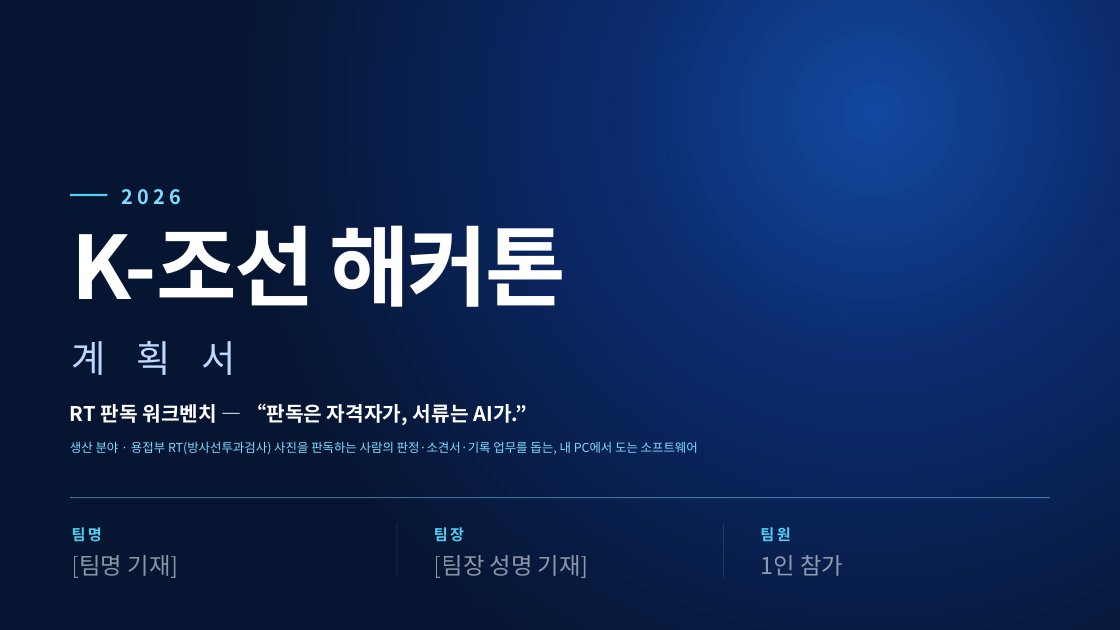
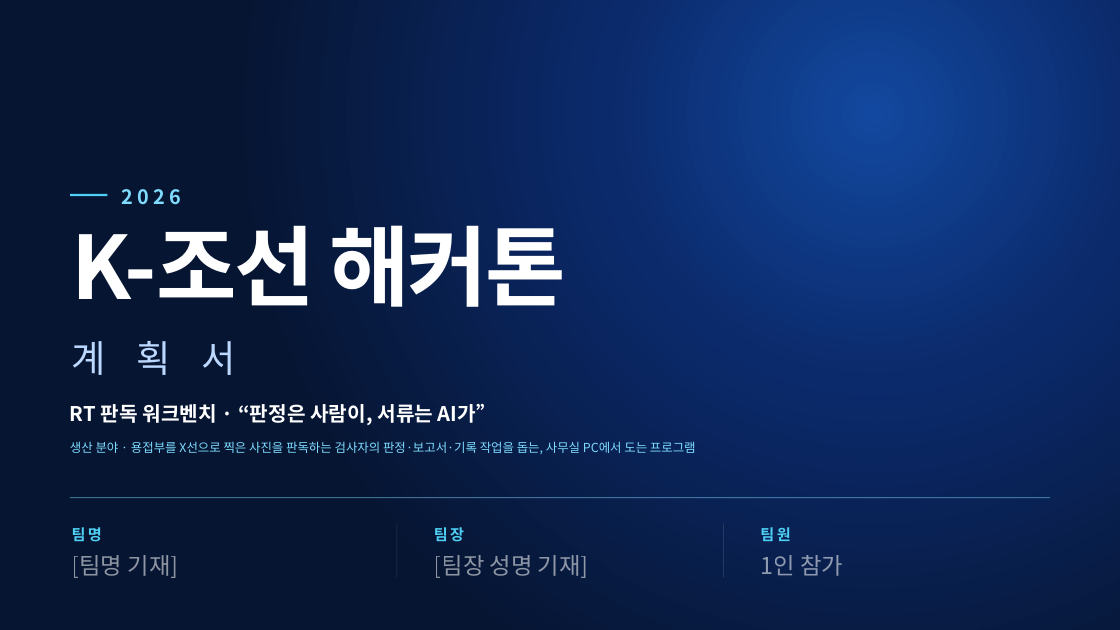
Before and after one commit to inha-ideal-agent/inha-ideal-agent, a slide deck: slide 1 of rt-workbench/docs/2026_K조선해커톤_계획서_RT판독워크벤치.pptx. Drawn at 1120x630 pixels with LibreOffice and Linux fonts; fonts in the diff are those of the drawing. Boxes give left, top, right and bottom in pixels: in the first picture for what was removed or moved away, otherwise in the second. Text is boxed around its words. In the diff, an @@ line names an element or a change of style, - is before the commit and + after.

```diff
--- a/rt-workbench/docs/2026_K조선해커톤_계획서_RT판독워크벤치.pptx
+++ b/rt-workbench/docs/2026_K조선해커톤_계획서_RT판독워크벤치.pptx
@@ text at [70, 404, 496, 425]: text changed @@
-RT 판독 워크벤치 — “판독은 자격자가, 서류는 AI가.”
+RT 판독 워크벤치 · “판정은 사람이, 서류는 AI가”
@@ text at [70, 441, 696, 454]: text changed @@
-생산 분야 · 용접부 RT(방사선투과검사) 사진을 판독하는 사람의 판정·소견서·기록 업무를 돕는, 내 PC에서 도는 소프트웨어
+생산 분야 · 용접부를 X선으로 찍은 사진을 판독하는 검사자의 판정·보고서·기록 작업을 돕는, 사무실 PC에서 도는 프로그램
```
Also in this commit, not shown: 5 other slides changed, 2 other files.
